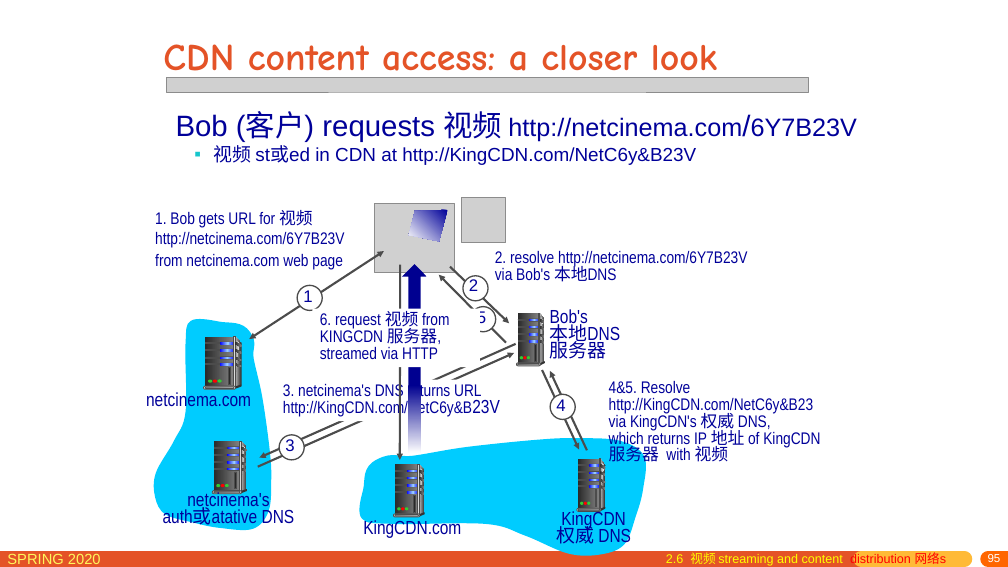
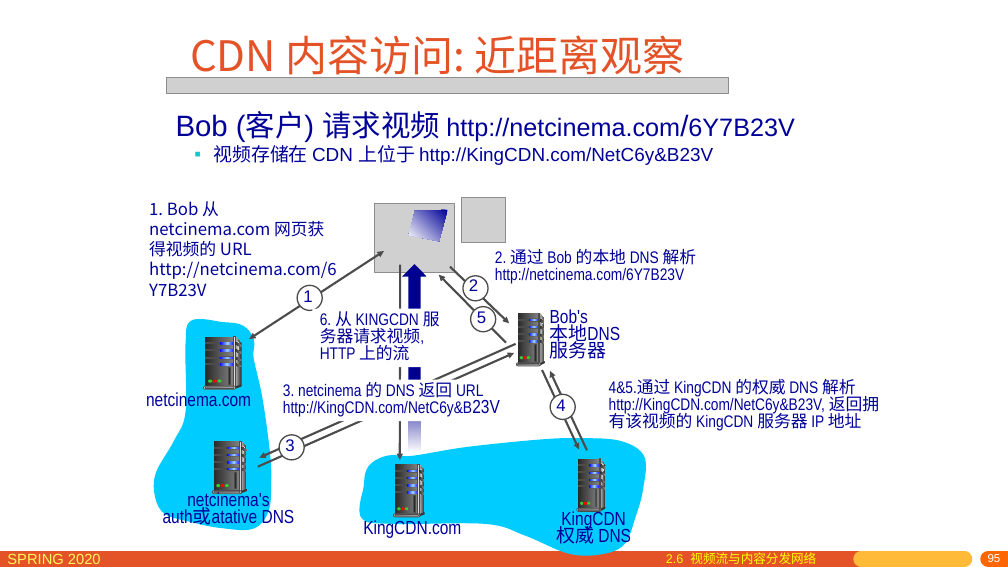
Before and after one commit to network-distributed/presentations, a slide deck: slide 95 of chapter2_cn.pptx. Drawn at 1008x567 pixels with LibreOffice and Linux fonts; fonts in the diff are those of the drawing; grey boxes stand for pictures. Boxes give left, top, right and bottom in pixels: in the first picture for what was removed or moved away, otherwise in the second. Text is boxed around its words. In the diff, an @@ line names an element or a change of style, - is before the commit and + after.

```diff
--- a/chapter2_cn.pptx
+++ b/chapter2_cn.pptx
@@ title at <box>190,35,684,82</box>: text changed; size 36 to 40 pt; font Comic Neue to Noto Sans CJK SC; bold off @@
-CDN content access: a closer look
+CDN 内容访问: 近距离观察
@@ picture: place and size @@
-picture at <box>166,78,809,92</box>
+picture at <box>166,78,729,93</box>
@@ text at <box>176,111,794,165</box>: text changed @@
-Bob (客户) requests 视频 http://netcinema.com/6Y7B23V
-▪ 视频 st或ed in CDN at http://KingCDN.com/NetC6y&B23V
+Bob (客户) 请求视频 http://netcinema.com/6Y7B23V
+▪ 视频存储在 CDN 上位于 http://KingCDN.com/NetC6y&B23V
@@ text at <box>149,201,337,279</box>: text changed; font Arial Narrow to Noto Sans CJK SC @@
-1. Bob gets URL for 视频 http://netcinema.com/6Y7B23V
-from netcinema.com web page
+1. Bob 从 netcinema.com 网页获得视频的 URL http://netcinema.com/6Y7B23V
@@ text at <box>495,249,697,284</box>: text changed @@
-2. resolve http://netcinema.com/6Y7B23V
-via Bob's 本地DNS
+2. 通过 Bob 的本地 DNS 解析 http://netcinema.com/6Y7B23V
@@ text at <box>320,311,440,360</box>: text changed @@
-6. request 视频 from
-KINGCDN 服务器,
-streamed via HTTP
+6. 从 KINGCDN 服务器请求视频,
+HTTP 上的流
@@ text at <box>283,379,483,400</box>: text changed @@
-3. netcinema's DNS returns URL
+3. netcinema 的 DNS 返回 URL
@@ text at <box>609,379,879,431</box>: text changed @@
-4&5. Resolve
-http://KingCDN.com/NetC6y&B23
-via KingCDN's 权威 DNS,
-which returns IP 地址 of KingCDN
-服务器 with 视频
+4&5.通过 KingCDN 的权威 DNS 解析
+http://KingCDN.com/NetC6y&B23V, 返回拥有该视频的 KingCDN 服务器 IP 地址
@@ text at <box>666,550,816,564</box>: text changed @@
-2.6 视频 streaming and content distribution 网络s
+2.6 视频流与内容分发网络
```
Also in this commit, not shown: 34 other slides changed, 2 slides added, 2 slides removed, 1 other file.
